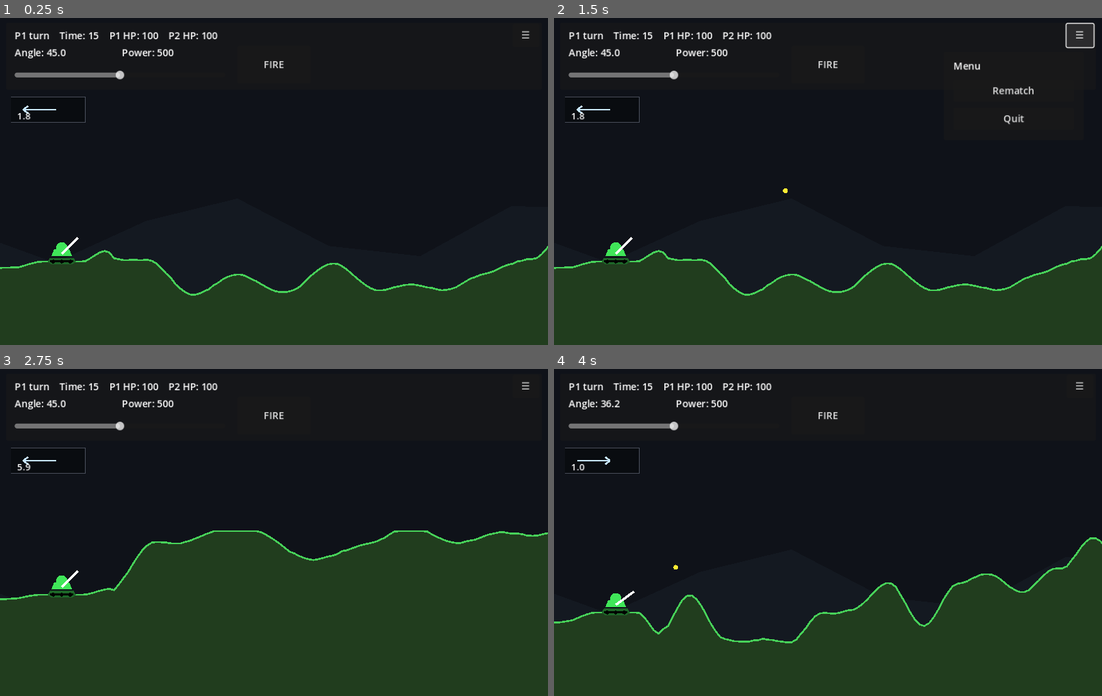
Above: before the commit, frames 1-4 (two rows, left to right).
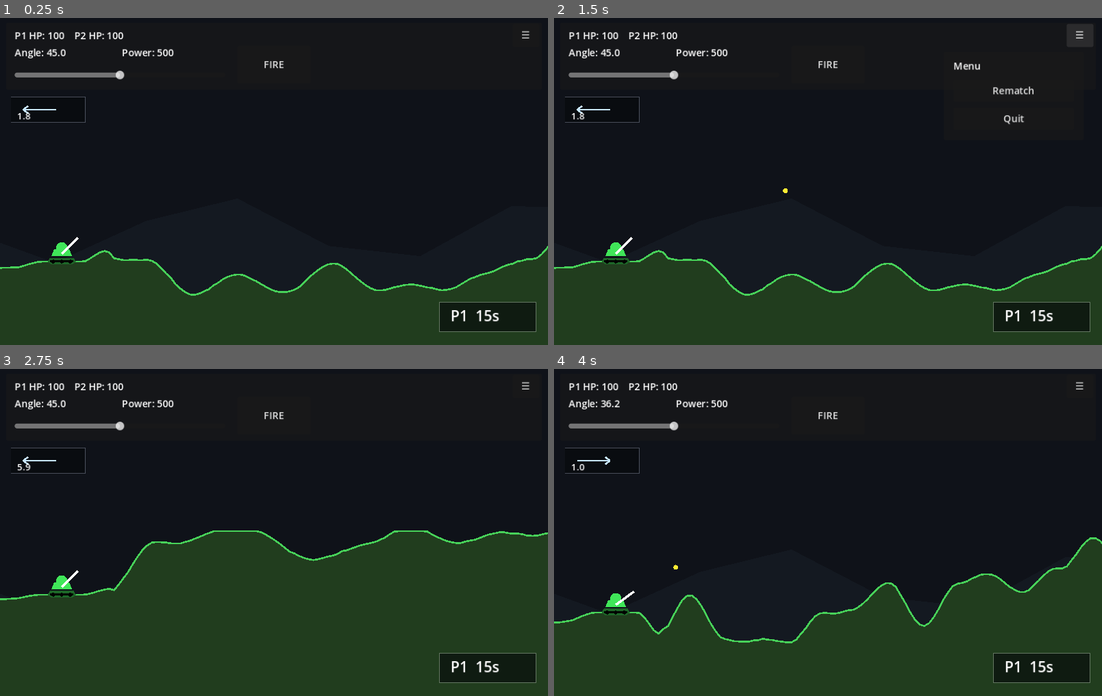
Above: after the commit, the same moments.

Repository: nwrowe/tilt-tanks
Game: Godot game, scene res://scenes/Main.tscn
Two runs of this game, one before a commit and one after it. Both use one fixed random seed, a clock stepped at 60 frames per second and the inputs below.
Inputs:
- Up to frame 1 (0.25 s): no input
- Up to frame 2 (1.5 s): click "FIRE" at 0.5 s; click "☰" at 1.25 s
- Up to frame 3 (2.75 s): click "Rematch" at 2 s
- Up to frame 4 (4 s): tap Enter (ui_accept) at 2.75, 3.02, 3.77 s; hold Right 2.78-3.53 s; hold R 2.78-3.53 s; hold Down from 3.53 s (still down); tap R at 3.6 s

The runs differ from the first frame. In frame 1, 2.1% of the frame differs, in the area x 5-98%, y 4-97%; in frame 2, 2.2%, in the area x 5-99%, y 1-97%; in frame 3, 2.1%; in frame 4, 2.1%.

Commit message:
Fix slider focus and move turn timer HUD

Diff:
--- a/scripts/Main.gd
+++ b/scripts/Main.gd
@@ -66,6 +66,9 @@
 	rng.randomize()
 	terrain.visible = false
 	reset_button.visible = false
+	power_slider.focus_mode = Control.FOCUS_NONE
+	fire_button.focus_mode = Control.FOCUS_NONE
+	reset_button.focus_mode = Control.FOCUS_NONE
 	fire_button.pressed.connect(_on_fire_pressed)
 	_build_overlay_ui()
 	reset_match()
@@ -104,6 +107,7 @@
 	menu_button.text = "☰"
 	menu_button.position = Vector2(842, 12)
 	menu_button.size = Vector2(44, 38)
+	menu_button.focus_mode = Control.FOCUS_NONE
 	ui_layer.add_child(menu_button)
 	menu_button.pressed.connect(_toggle_menu)
 
@@ -123,6 +127,7 @@
 	rematch_button.text = "Rematch"
 	rematch_button.position = Vector2(16, 46)
 	rematch_button.size = Vector2(198, 36)
+	rematch_button.focus_mode = Control.FOCUS_NONE
 	menu_panel.add_child(rematch_button)
 	rematch_button.pressed.connect(reset_match)
 
@@ -130,6 +135,7 @@
 	quit_button.text = "Quit"
 	quit_button.position = Vector2(16, 92)
 	quit_button.size = Vector2(198, 36)
+	quit_button.focus_mode = Control.FOCUS_NONE
 	menu_panel.add_child(quit_button)
 	quit_button.pressed.connect(_quit_game)
 
@@ -150,6 +156,7 @@
 	end_rematch_button.text = "Rematch"
 	end_rematch_button.position = Vector2(36, 96)
 	end_rematch_button.size = Vector2(130, 46)
+	end_rematch_button.focus_mode = Control.FOCUS_NONE
 	end_panel.add_child(end_rematch_button)
 	end_rematch_button.pressed.connect(reset_match)
 
@@ -157,6 +164,7 @@
 	end_quit_button.text = "Quit"
 	end_quit_button.position = Vector2(194, 96)
 	end_quit_button.size = Vector2(130, 46)
+	end_quit_button.focus_mode = Control.FOCUS_NONE
 	end_panel.add_child(end_quit_button)
 	end_quit_button.pressed.connect(_quit_game)
 
@@ -304,6 +312,7 @@
 	if projectile_active or game_over or overlay_open:
 		return
 
+	power_slider.release_focus()
 	player_angles[current_player] = angle_deg
 	player_powers[current_player] = power
 
@@ -386,6 +395,7 @@
 	angle_deg = player_angles[current_player]
 	power = player_powers[current_player]
 	power_slider.value = power
+	power_slider.release_focus()
 
 func reset_match() -> void:
 	_hide_overlays()
@@ -395,6 +405,7 @@
 	angle_deg = 45.0
 	power = 500.0
 	power_slider.value = power
+	power_slider.release_focus()
 	turn_timer = TURN_TIME_LIMIT
 	wind = rng.randf_range(-MAX_WIND_ACCEL, MAX_WIND_ACCEL)
 	tank_health = [100, 100]
@@ -442,7 +453,7 @@
 		var winner: int = 1 if tank_health[0] <= 0 else 0
 		status_label.text = "Player %d wins!  P1 HP: %d  P2 HP: %d" % [winner + 1, tank_health[0], tank_health[1]]
 	else:
-		status_label.text = "P%d turn    Time: %02d    P1 HP: %d    P2 HP: %d" % [current_player + 1, int(ceil(turn_timer)), tank_health[0], tank_health[1]]
+		status_label.text = "P1 HP: %d    P2 HP: %d" % [tank_health[0], tank_health[1]]
 
 func _draw() -> void:
 	draw_rect(Rect2(Vector2.ZERO, VIEW_SIZE), Color(0.06, 0.07, 0.10), true)
@@ -466,6 +477,7 @@
 		_draw_explosion()
 
 	_draw_wind_widget()
+	_draw_turn_widget()
 
 func _draw_distant_mountains() -> void:
 	var offset: float = camera_x * 0.18
@@ -530,6 +542,16 @@
 	draw_line(arrow_end, arrow_end + Vector2(-8 if wind > 0.0 else 8, 6), Color(0.78, 0.90, 1.0), 3.0)
 	draw_string(ThemeDB.fallback_font, Vector2(28, 169), "%.1f" % wind_strength, HORIZONTAL_ALIGNMENT_LEFT, -1, 15, Color.WHITE)
 
+func _draw_turn_widget() -> void:
+	if game_over:
+		return
+
+	var box: Rect2 = Rect2(Vector2(VIEW_SIZE.x - 178.0, VIEW_SIZE.y - 70.0), Vector2(158.0, 48.0))
+	draw_rect(box, Color(0.02, 0.03, 0.04, 0.64), true)
+	draw_rect(box, Color(1.0, 1.0, 1.0, 0.30), false, 1.0)
+	var text: String = "P%d  %02ds" % [current_player + 1, int(ceil(turn_timer))]
+	draw_string(ThemeDB.fallback_font, box.position + Vector2(18.0, 31.0), text, HORIZONTAL_ALIGNMENT_LEFT, -1, 24, Color.WHITE)
+
 func _draw_tank(index: int, color: Color) -> void:
 	var pos: Vector2 = _world_to_screen(tank_positions[index])
 	var facing: float = 1.0 if index == 0 else -1.0
